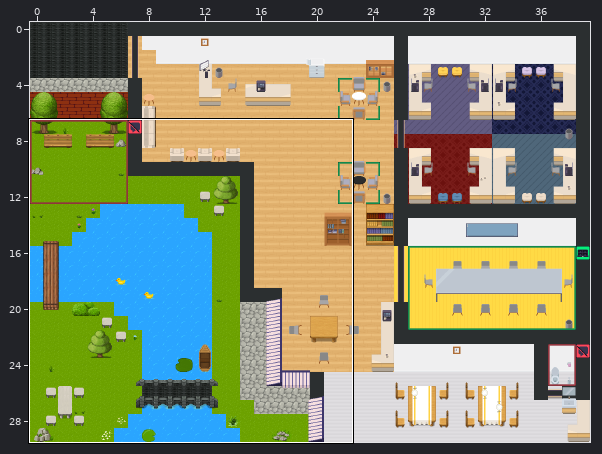
One commit to this Tiled map (JSON): aos-office.tmj. The picture above shows the old version from afar; the outline marks the close-up.
Close-up. First the earlier version:
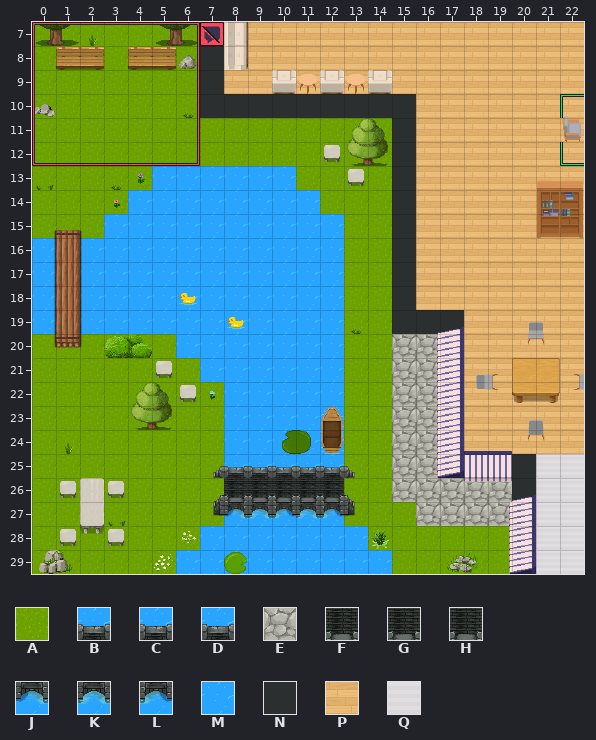
Cells are 32x32 px. Shown: x 0..22, y 7..29.
Key: from "WA_Exterior": A 626, B 642, C 643, D 644, E 650, F 667, G 668, H 669, J 692, K 693, L 694, M 767; from "WA_Room_Builder": N 100, P 169, Q 358.
_ is an empty cell, # one hidden under a higher layer.
Layers that did not change in this view are not listed.
Layer "floor" before, first column x 0:
 7 AAAAAAAN#PPPPPPPPPPPPPP
 8 AAAAAAANPPPPPPPPPPPPPPP
 9 AAAAAAANPPPPPPPPPPPPPPP
10 AAAAAAANNNNNNNNNPPPPPPP
11 AAAAAAAAAAAAAAANPPPPPPP
12 AAAAAAAAAAAAAAANPPPPPPP
13 AAAAAMMMMMMAAAANPPPPPPP
14 AAAAMMMMMMMMAAANPPPPPPP
15 AAAMMMMMMMMMMAANPPPPPPP
16 M#MMMMMMMMMMMAANPPPPPPP
17 M#MMMMMMMMMMMAANPPPPPPP
18 M#MMMMMMMMMMMAANPPPPPPP
19 M#MMMMMMMMMMMAANNNPPPPP
20 AAAAAAMMMMMMMAAEENPPPPP
21 AAAAAAAMMMMMMAAEENPP#PP
22 AAAAAAAAMMMMMAAEENPPPPP
23 AAAAAAAAMMMMMAAEENPPPPP
24 AAAAAAAAMMMMMAAEENPPPPP
25 AAAAAAAABCDCDAAEENEENQQ
26 AAAAAAAAFGHGHAAEEEEENQQ
27 AA#AAAAAJKLKLAAAEEEENQQ
28 AAAAAAAMMMMMMMAAAAAANQQ
29 AAAAAAMMMMMMMMMAAAAANQQ
Once edited:
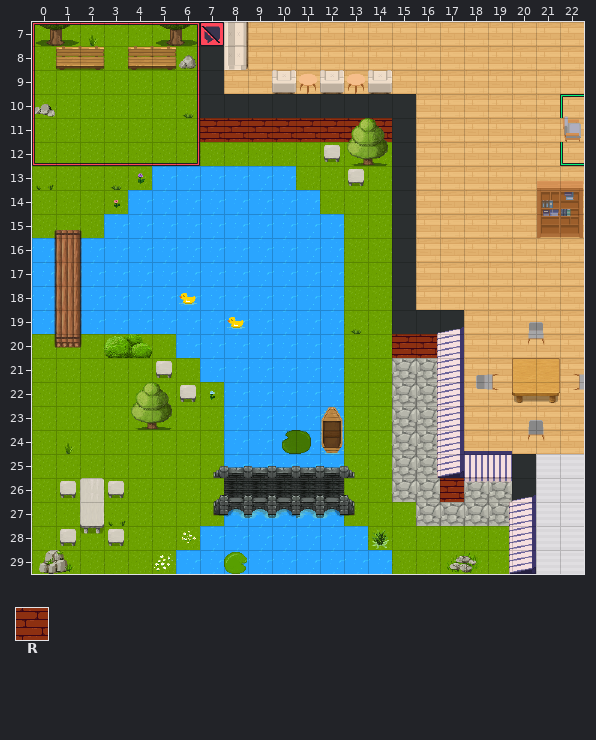
Further tiles: from "WA_Room_Builder": R 285.
The exact change:
Layer "floor":
The edit turns tile A into tile R in row 11 at x 7 to 14.
The edit turns tile E into tile R in row 20 at x 15 to 16; in row 26 at x 17.
